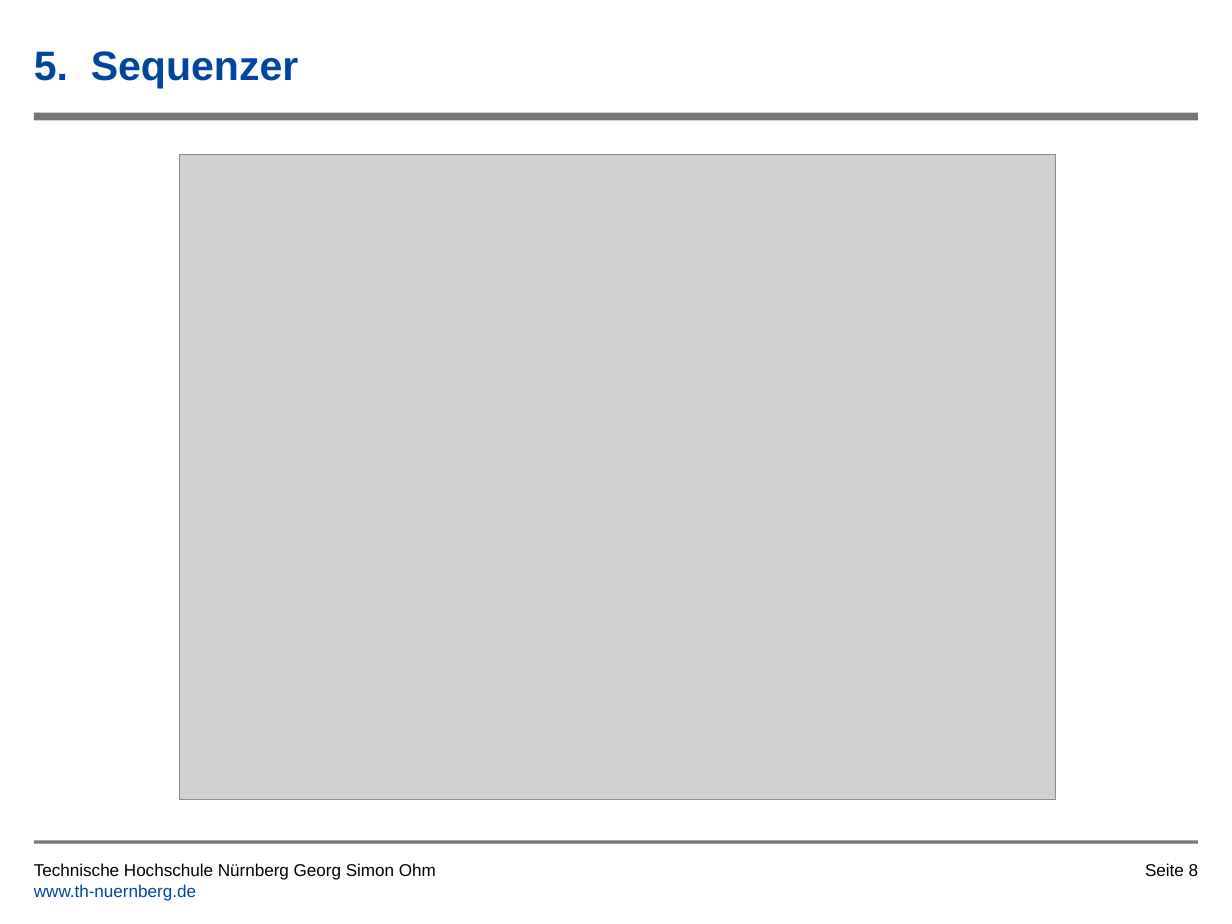
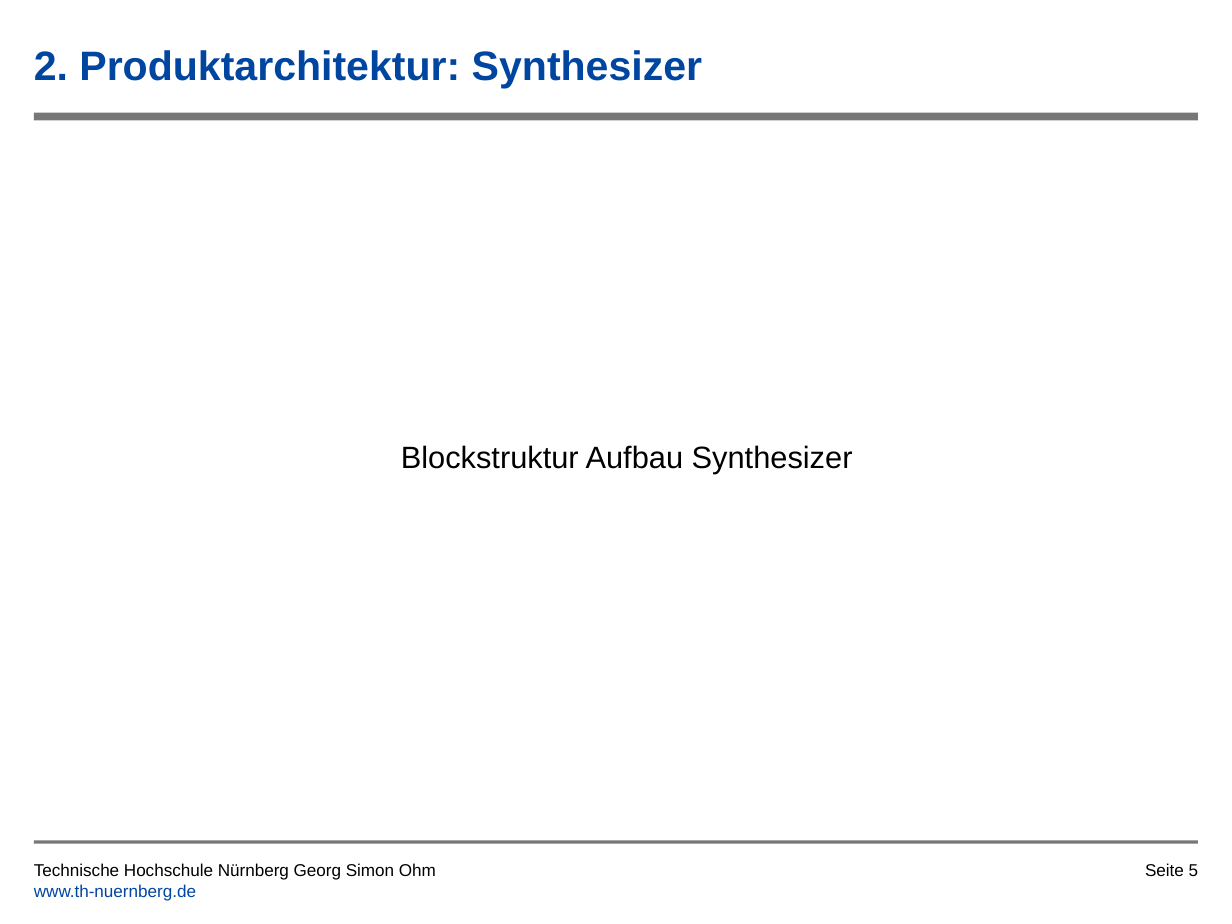
Before and after one commit to tsedlmeier/Synthesizer, a slide deck: slide 5 of Vortrag/Leiterplatte_als_Musikinstrument_Kirschner_Dilman.pptx (slide 8 before the commit). Drawn at 1232x924 pixels with LibreOffice and Linux fonts; fonts in the diff are those of the drawing; grey boxes stand for pictures; background and template pictures are left out. Boxes give left, top, right and bottom in pixels: in the first picture for what was removed or moved away, otherwise in the second. Text is boxed around its words. In the diff, an @@ line names an element or a change of style, - is before the commit and + after.

```diff
--- a/Vortrag/Leiterplatte_als_Musikinstrument_Kirschner_Dilman.pptx
+++ b/Vortrag/Leiterplatte_als_Musikinstrument_Kirschner_Dilman.pptx
@@ title at [34,50,702,88]: text changed @@
-5. Sequenzer
+2. Produktarchitektur: Synthesizer
@@ picture removed at [180,154,1056,800] @@
@@ text added at [401,445,853,473], 18 pt, text #000000 @@
+Blockstruktur Aufbau Synthesizer
@@ page number at [1145,863,1199,876]: text changed @@
-Seite 8
+Seite 5
```
Also in this commit, not shown: 7 other slides changed, 1 slide added, 3 other files.
